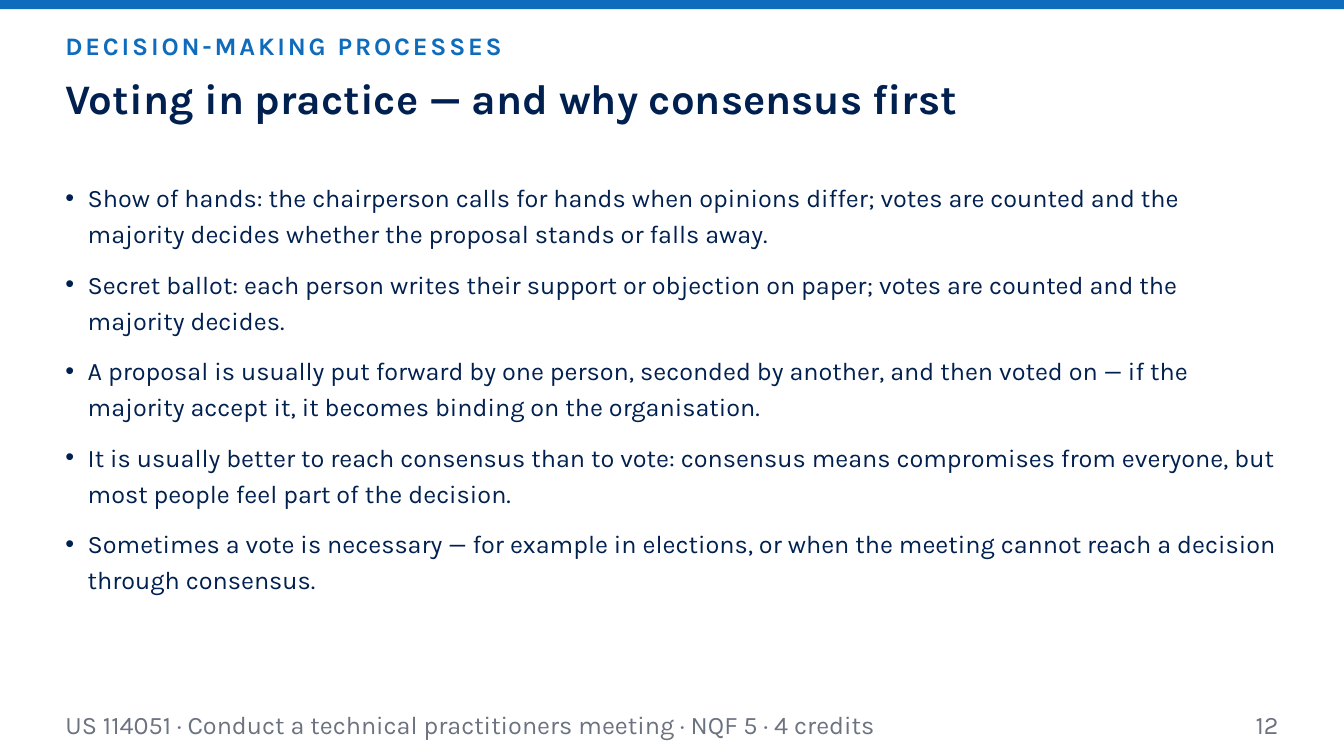
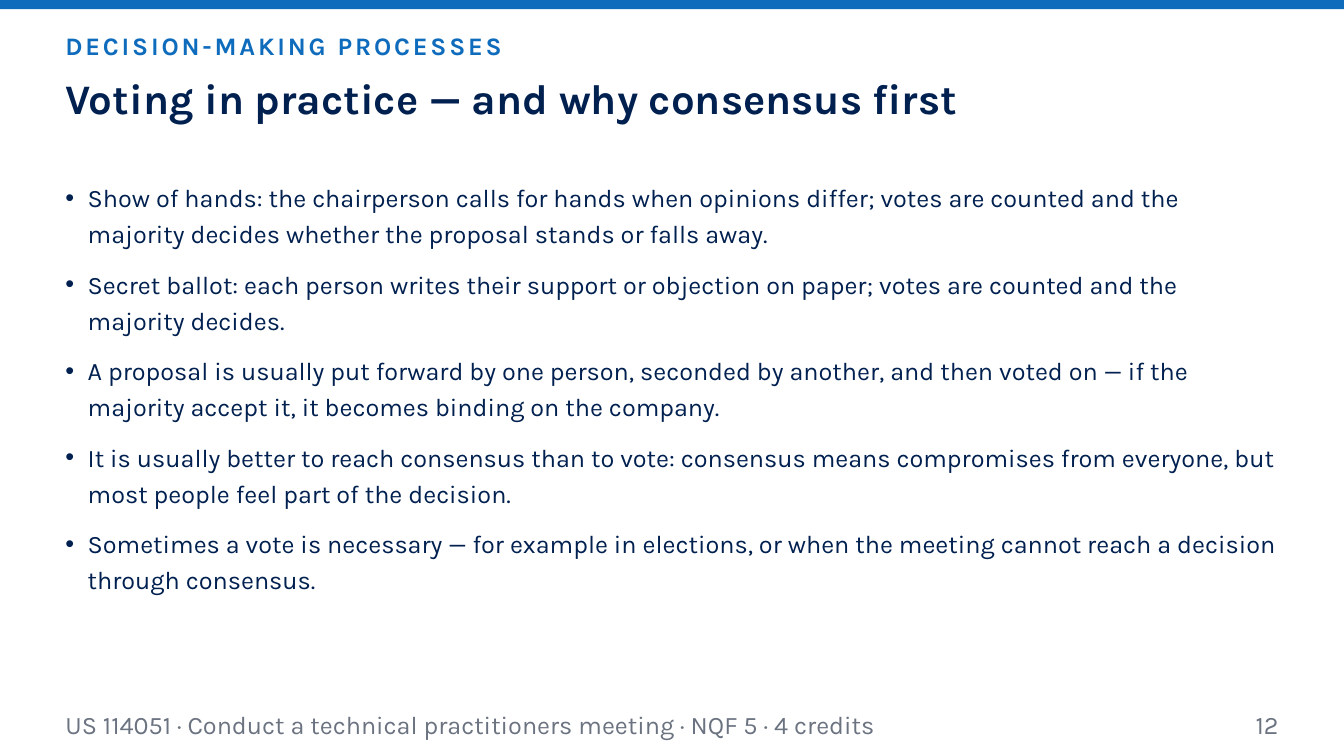
Before and after one commit to andrekyle/ITsystemsupport, a slide deck: slide 12 of public/downloads/US-114051-L1-Knowledge-of-Meetings.pptx. Drawn at 1344x756 pixels with LibreOffice and Linux fonts; fonts in the diff are those of the drawing. Boxes give left, top, right and bottom in pixels: in the first picture for what was removed or moved away, otherwise in the second. Text is boxed around its words. In the diff, an @@ line names an element or a change of style, - is before the commit and + after.

```diff
--- a/public/downloads/US-114051-L1-Knowledge-of-Meetings.pptx
+++ b/public/downloads/US-114051-L1-Knowledge-of-Meetings.pptx
@@ text at (88, 362, 1188, 423): text changed @@
-• A proposal is usually put forward by one person, seconded by another, and then voted on — if the majority accept it, it becomes binding on the organisation.
+• A proposal is usually put forward by one person, seconded by another, and then voted on — if the majority accept it, it becomes binding on the company.
```
Also in this commit, not shown: 7 other slides changed, 19 other files.
